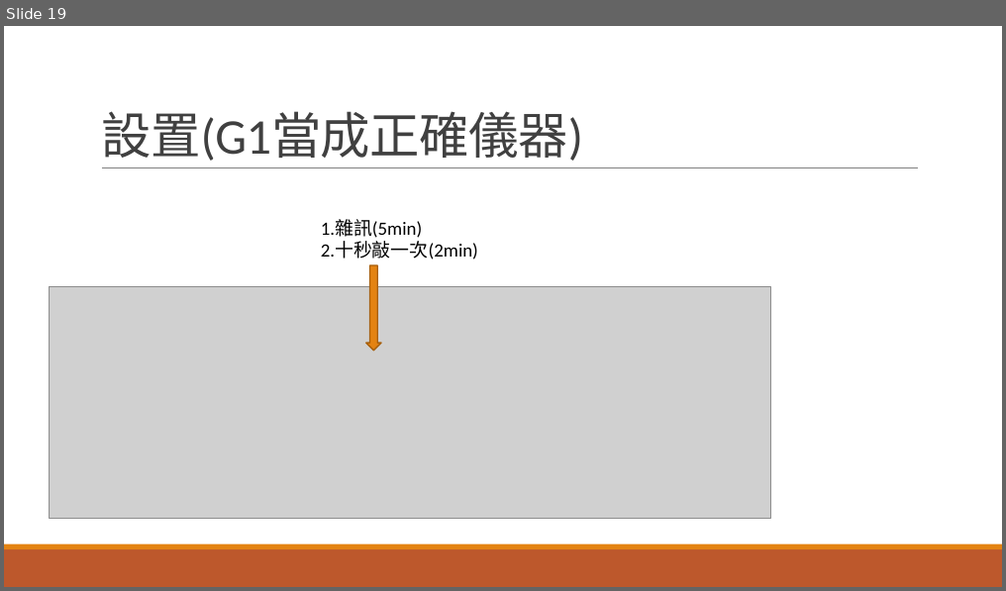
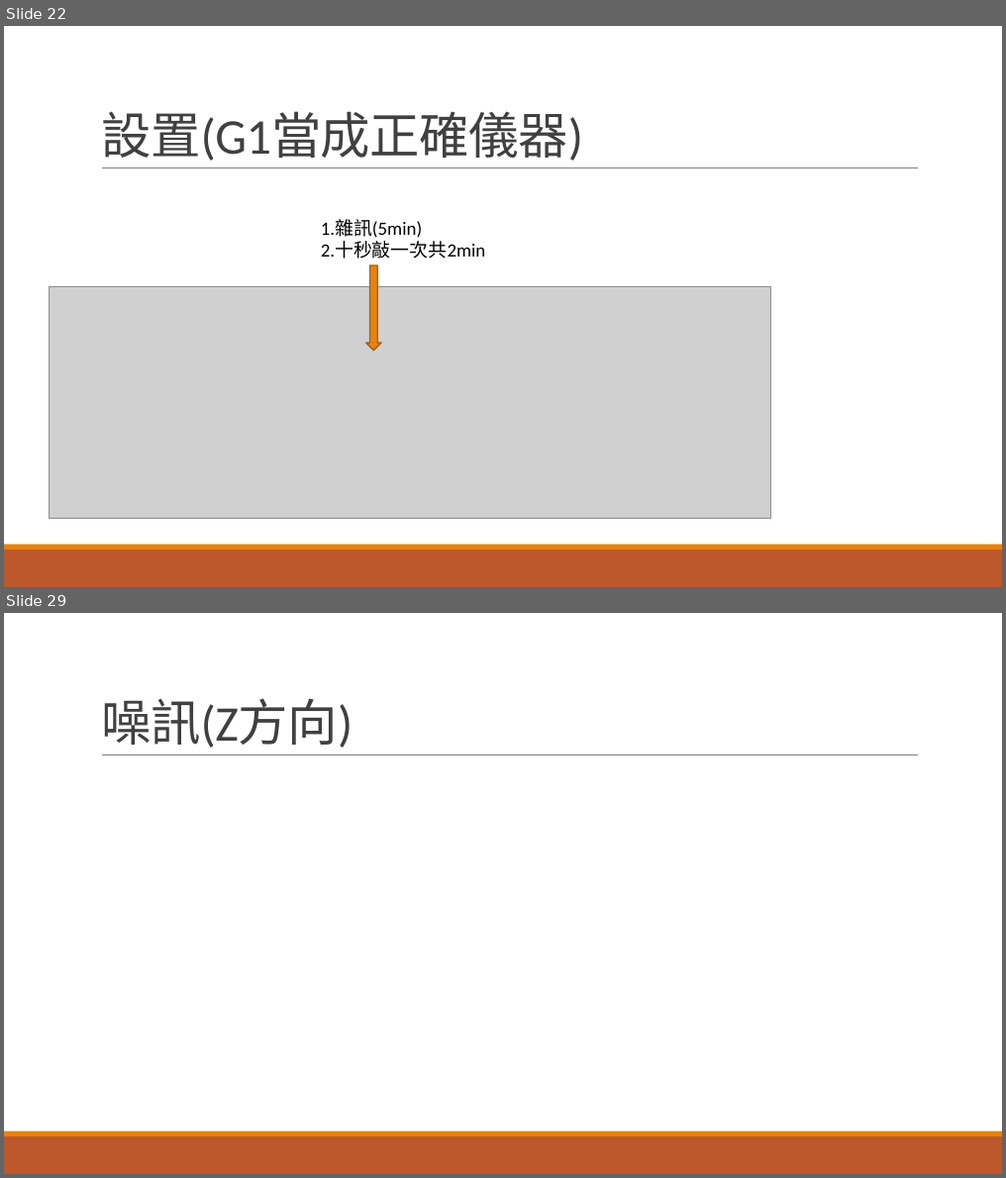
Before and after one commit to r889165/BackUpThesis, a slide deck: Geophone_Calibration/地聲儀求參數.pptx. Shown one above the other, each under a label of ours: slide 19 before the commit, slides 22 and 29 after it; the slides between them are not shown. The pictures are 1006x591 and 1006x1178 pixels, drawn with LibreOffice and Linux fonts; fonts in the diff are those of the drawing; grey boxes stand for pictures. Boxes give left, top, right and bottom in pixels: in the first picture for what was removed or moved away, otherwise in the second. Text is boxed around its words. In the diff, an @@ line names an element or a change of style, - is before the commit and + after.

```diff
--- a/Geophone_Calibration/地聲儀求參數.pptx
+++ b/Geophone_Calibration/地聲儀求參數.pptx
@@ slide 29 added at (4, 613, 1002, 1174), background #FFFFFF; not listed: 3 template elements that a slide beside it also shows @@
@@ title added at (101, 698, 352, 748), 48 pt, text #404040 @@
+噪訊(Z方向)
@@ what was slide 19 is now slide 22 @@
@@ slide 22 changed as well @@
@@ text at (321, 242, 486, 259): text changed @@
-2.十秒敲一次(2min)
+2.十秒敲一次共2min
```
Also in this commit, not shown: 4 other slides changed, 9 other slides added, 4 slides removed, 21 other files.
